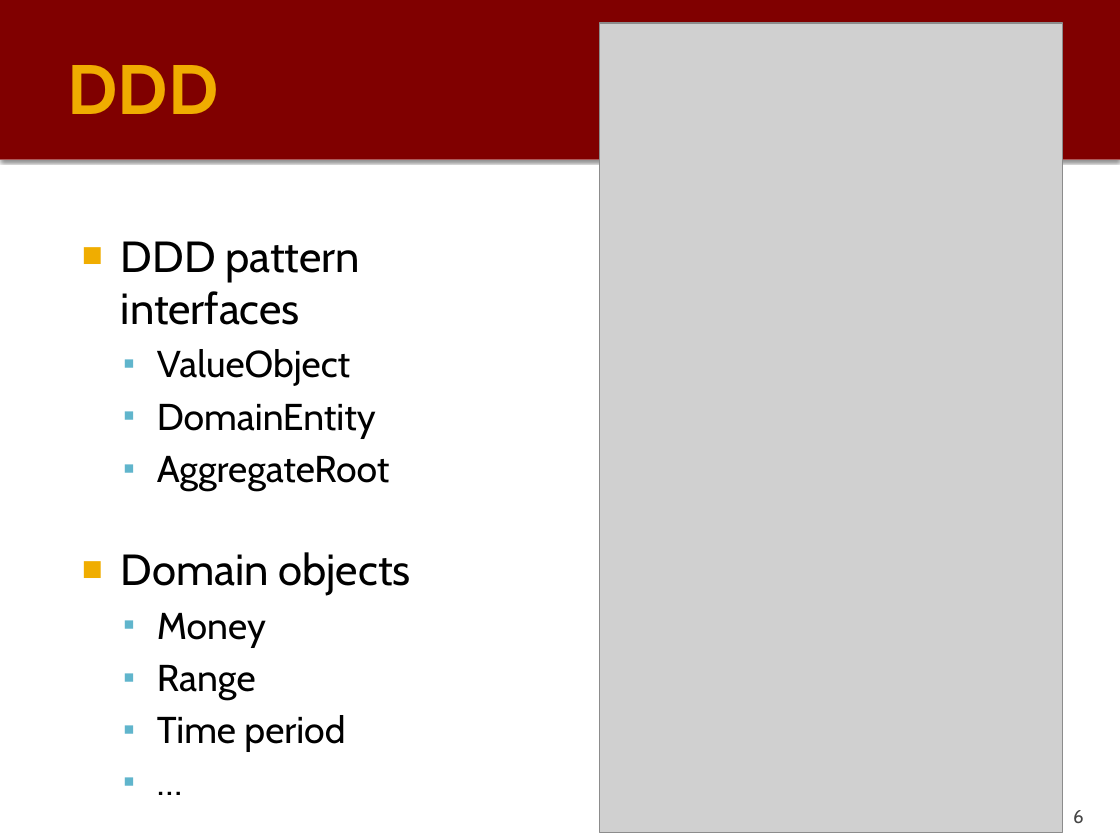
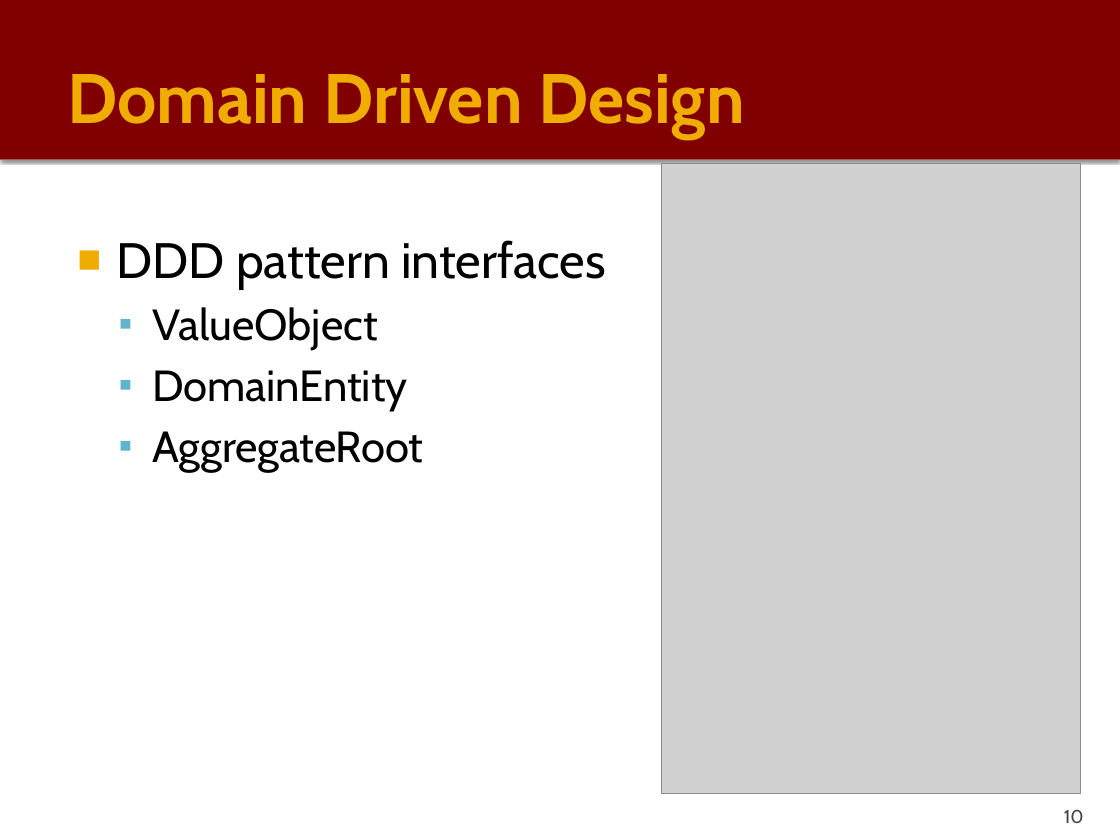
Before and after one commit to PauloGandraSousa/eapliframework, a slide deck: slide 10 of documentation/eapli.framework-Tech-Description.pptx (slide 6 before the commit). Drawn at 1120x840 pixels with LibreOffice and Linux fonts; fonts in the diff are those of the drawing; grey boxes stand for pictures. Boxes give left, top, right and bottom in pixels: in the first picture for what was removed or moved away, otherwise in the second. Text is boxed around its words. In the diff, an @@ line names an element or a change of style, - is before the commit and + after.

```diff
--- a/documentation/eapli.framework-Tech-Description.pptx
+++ b/documentation/eapli.framework-Tech-Description.pptx
@@ title removed at bbox=[67, 65, 218, 114] @@
-DDD
@@ title added at bbox=[67, 74, 744, 139], 45 pt, text #F0AD00, bold @@
+Domain Driven Design
@@ picture: place and size @@
-picture at bbox=[599, 24, 1062, 833]
+picture at bbox=[662, 164, 1081, 793]
@@ text "DDD pattern interfaces" at bbox=[116, 240, 606, 473]: size 28 to 32 pt in "DDD pattern interfaces"; size 24 to 28 pt in "ValueObject", "DomainEntity", "AggregateRoot" @@
@@ text at bbox=[121, 552, 411, 752]: paragraphs removed @@
-■ Domain objects
-  ▪ Money
-  ▪ Range
-  ▪ Time period
-  ▪ …
@@ page number at bbox=[1064, 809, 1084, 823]: text changed @@
-6
+10
```
Also in this commit, not shown: 18 other slides changed, 33 slides added, 8 slides removed, 1 other file.
